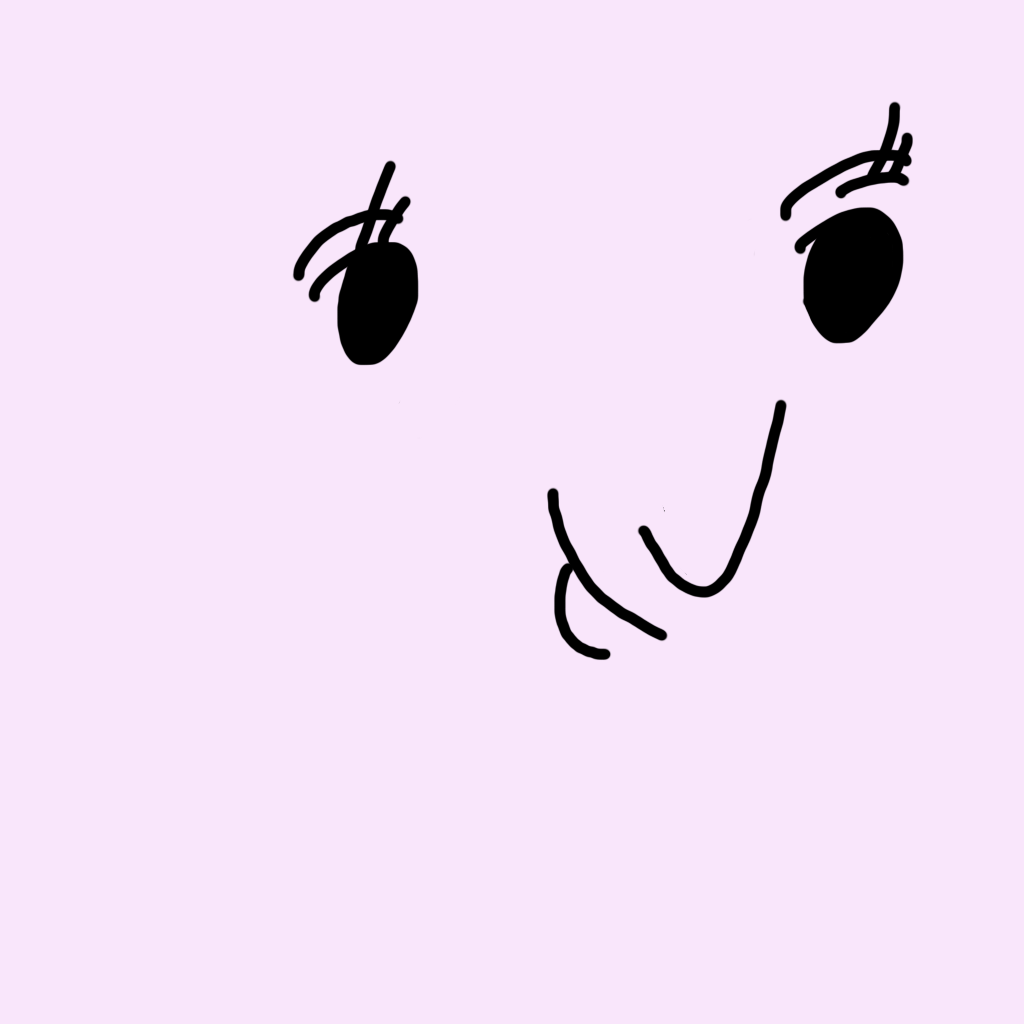
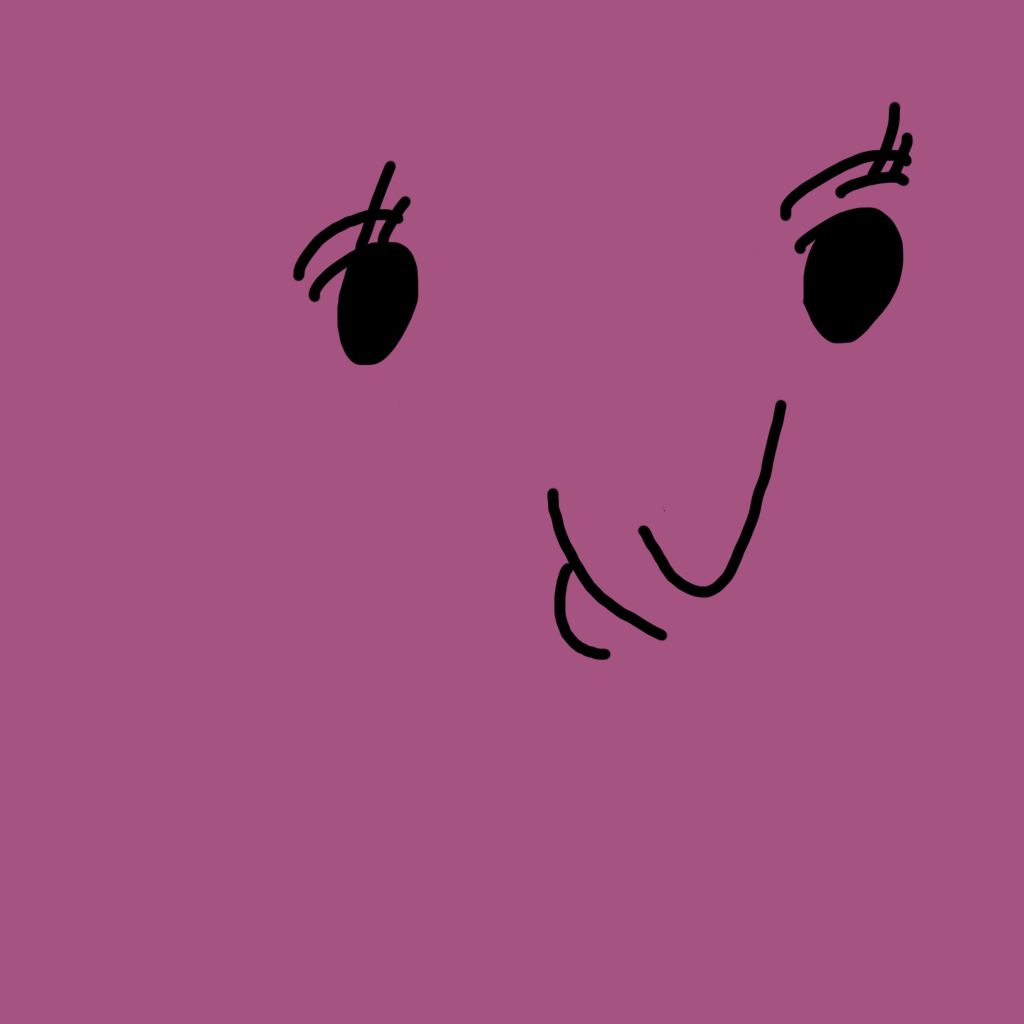
Layer changes from the first 1024 × 1024 image to the second:
painted on "レイヤー 3" over (x1=326, y1=610, x2=444, y2=705)
painted on "レイヤー 2" over (x1=0, y1=0, x2=1024, y2=1024)
